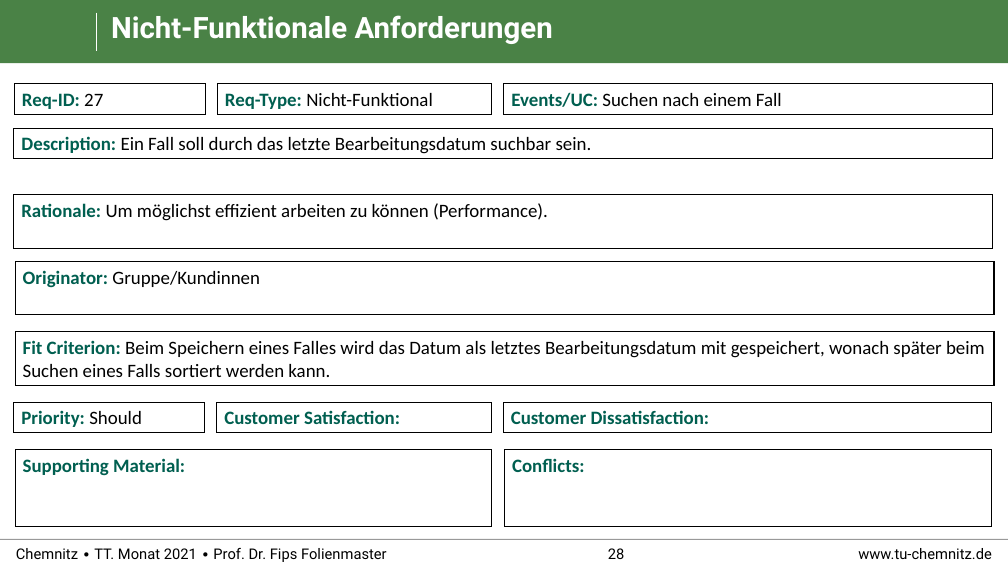
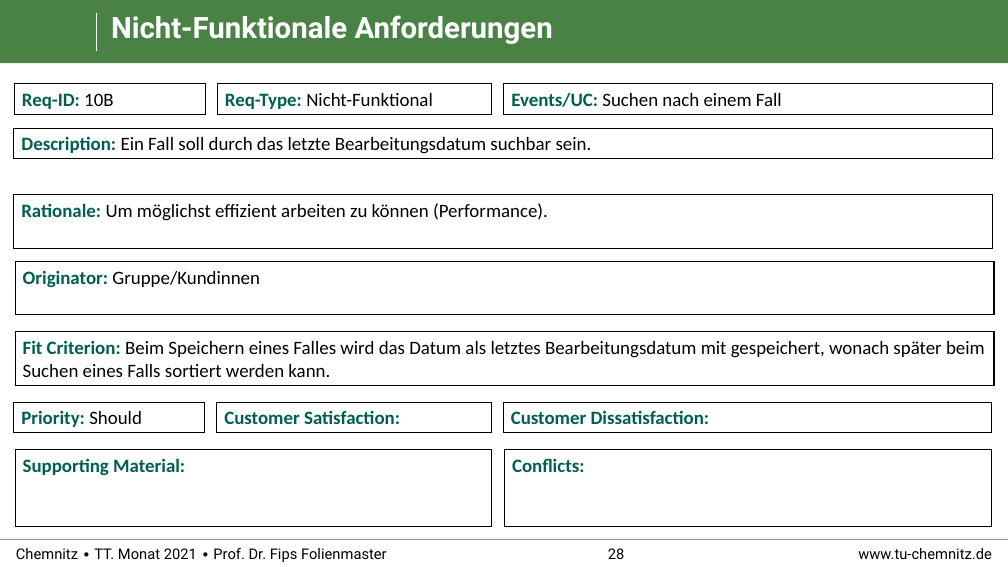
Before and after one commit to RealBiggerBo/Softwaretechnik, a slide deck: slide 28 of SnowCards_Requirements.pptx. Drawn at 1008x567 pixels with LibreOffice and Linux fonts; fonts in the diff are those of the drawing; background and template pictures are left out. Boxes give left, top, right and bottom in pixels: in the first picture for what was removed or moved away, otherwise in the second. Text is boxed around its words. In the diff, an @@ line names an element or a change of style, - is before the commit and + after.

Commit message:
Funktionale und nicht-funktionale Anforderungen umbennant

```diff
--- a/SnowCards_Requirements.pptx
+++ b/SnowCards_Requirements.pptx
@@ text in rectangle at [22,93,113,109]: text changed @@
-Req-ID: 27
+Req-ID: 10B
```
Also in this commit, not shown: 26 other slides changed.
